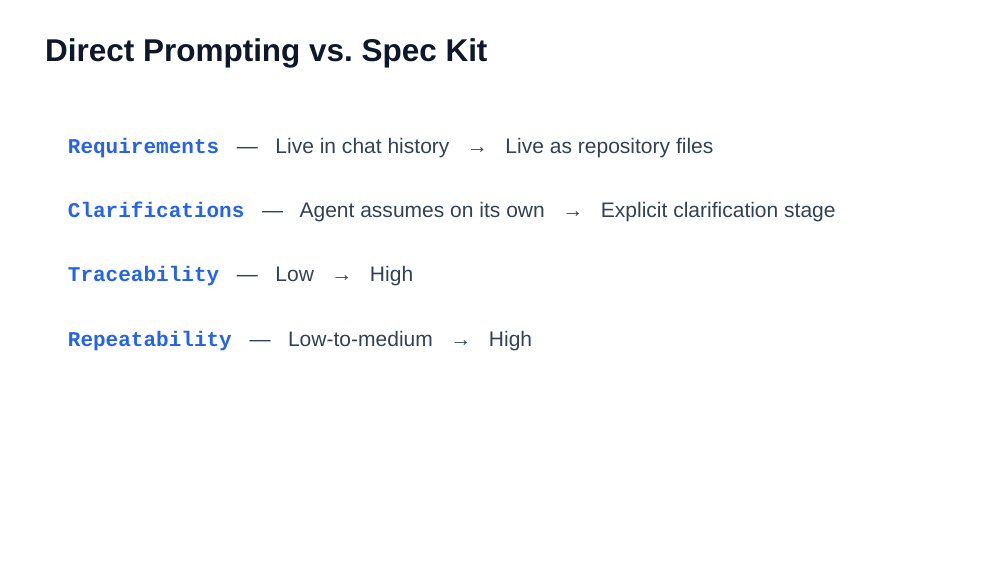
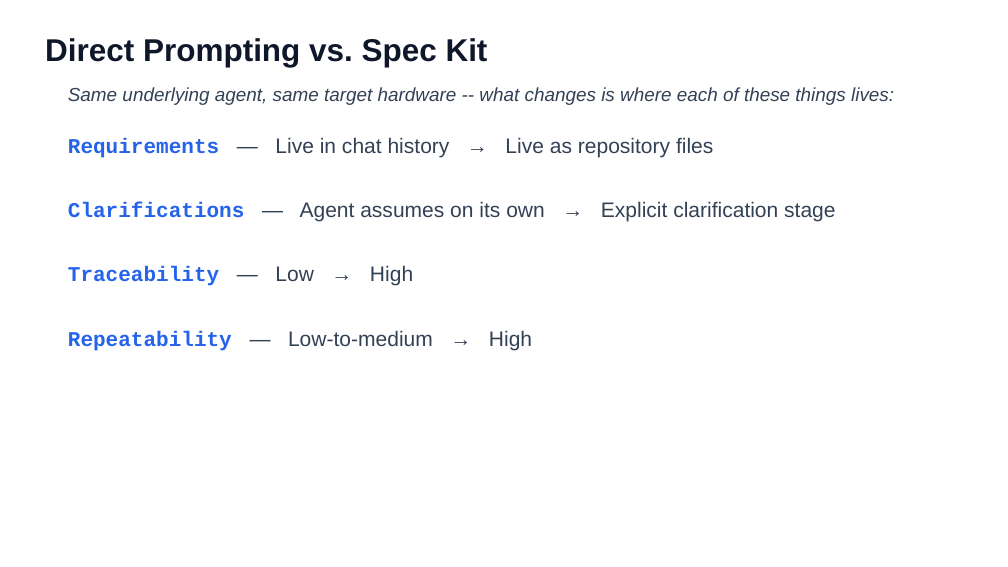
Before and after one commit to ronyronen/speckit-claude-presentation, a slide deck: slide 15 of presentation/speckit-workshop-draft-en.pptx. Drawn at 1008x567 pixels with LibreOffice and Linux fonts; fonts in the diff are those of the drawing. Boxes give left, top, right and bottom in pixels: in the first picture for what was removed or moved away, otherwise in the second. Text is boxed around its words. In the diff, an @@ line names an element or a change of style, - is before the commit and + after.

```diff
--- a/presentation/speckit-workshop-draft-en.pptx
+++ b/presentation/speckit-workshop-draft-en.pptx
@@ text added at [68, 87, 894, 105], 18 pt, text #334155, italic @@
+Same underlying agent, same target hardware -- what changes is where each of these things lives:
```
Also in this commit, not shown: 8 other slides changed, 1 slide added, 1 slide removed, 1 other file.
